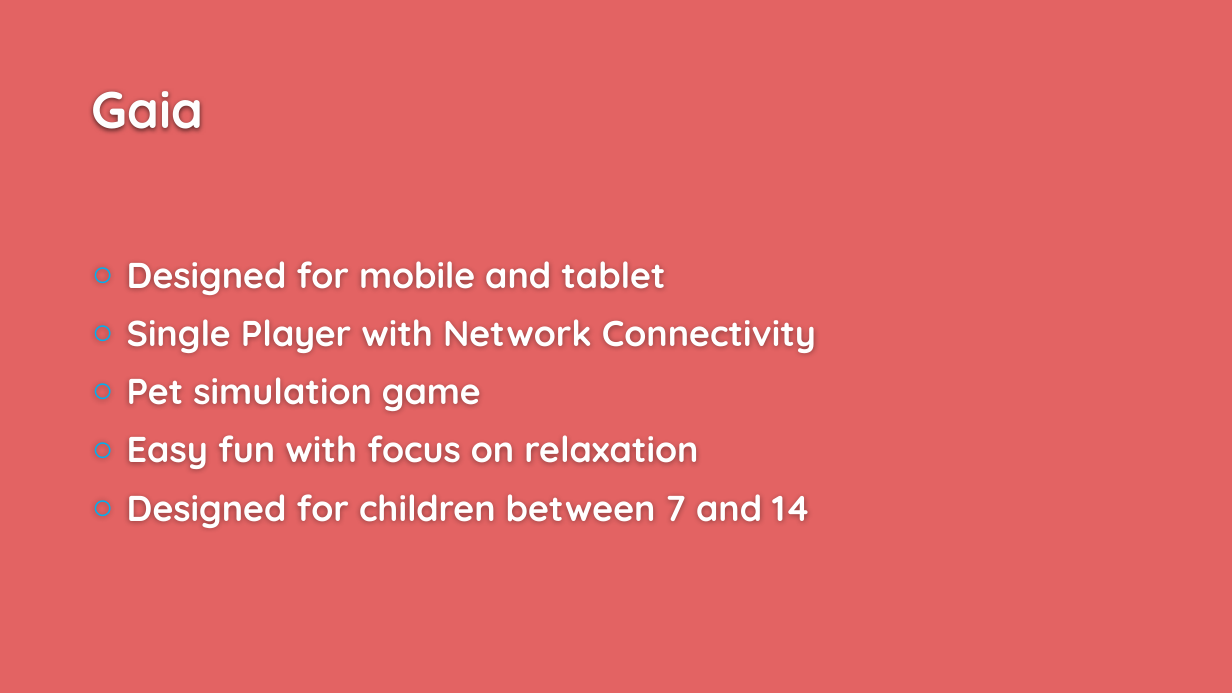
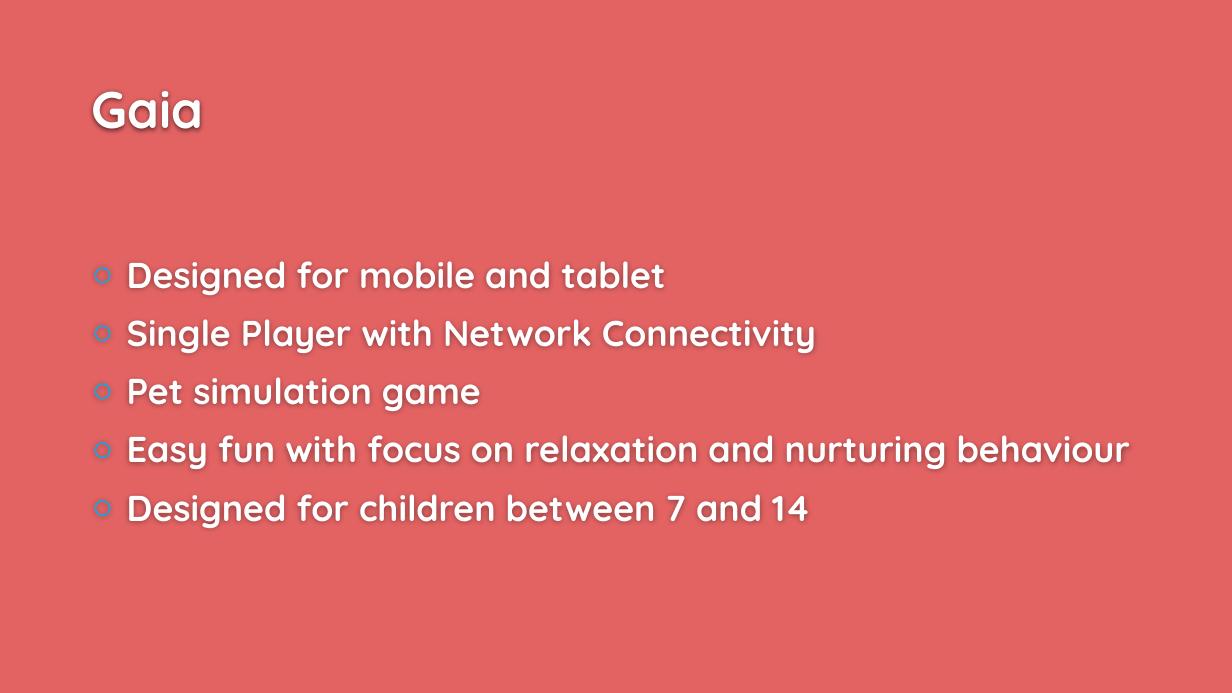
Before and after one commit to UoSGroupProjects1819/game-project-group-2, a slide deck: slide 2 of Presentations/presentation_02.pptx. Drawn at 1232x693 pixels with LibreOffice and Linux fonts; fonts in the diff are those of the drawing; background and template pictures are left out. Boxes give left, top, right and bottom in pixels: in the first picture for what was removed or moved away, otherwise in the second. Text is boxed around its words. In the diff, an @@ line names an element or a change of style, - is before the commit and + after.

```diff
--- a/Presentations/presentation_02.pptx
+++ b/Presentations/presentation_02.pptx
@@ text at box(127, 435, 1130, 469): text changed @@
-○ Easy fun with focus on relaxation
+○ Easy fun with focus on relaxation and nurturing behaviour
```
Also in this commit, not shown: 3 other slides changed, 3 slides added, 1 slide removed, 2 other files.
